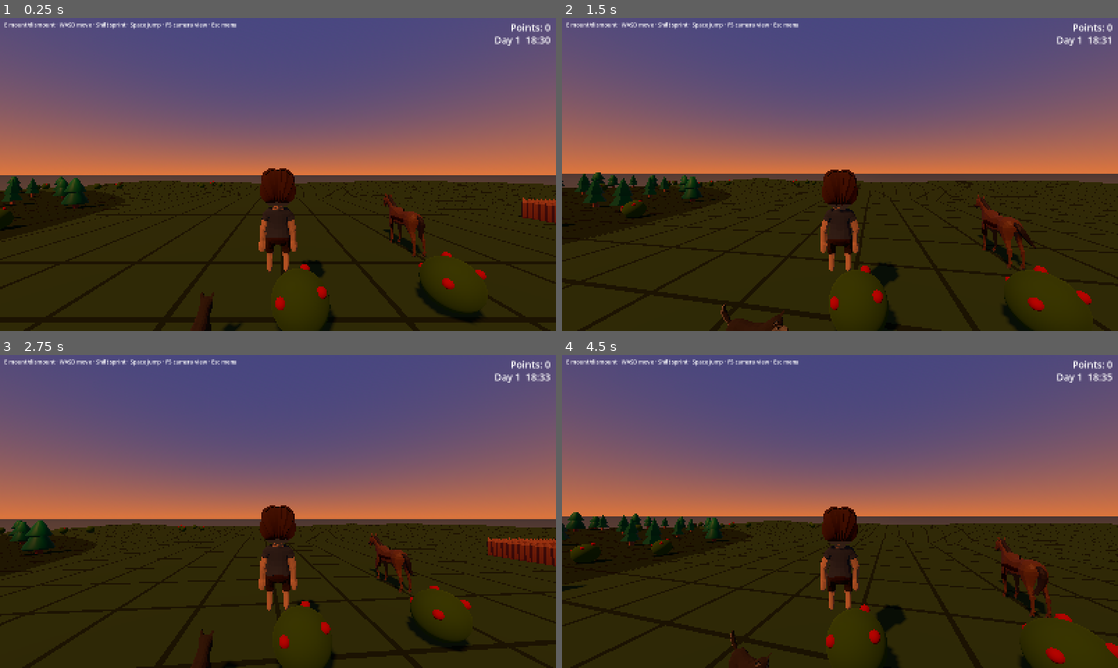
Above: before the commit, frames 1-4 (two rows, left to right).
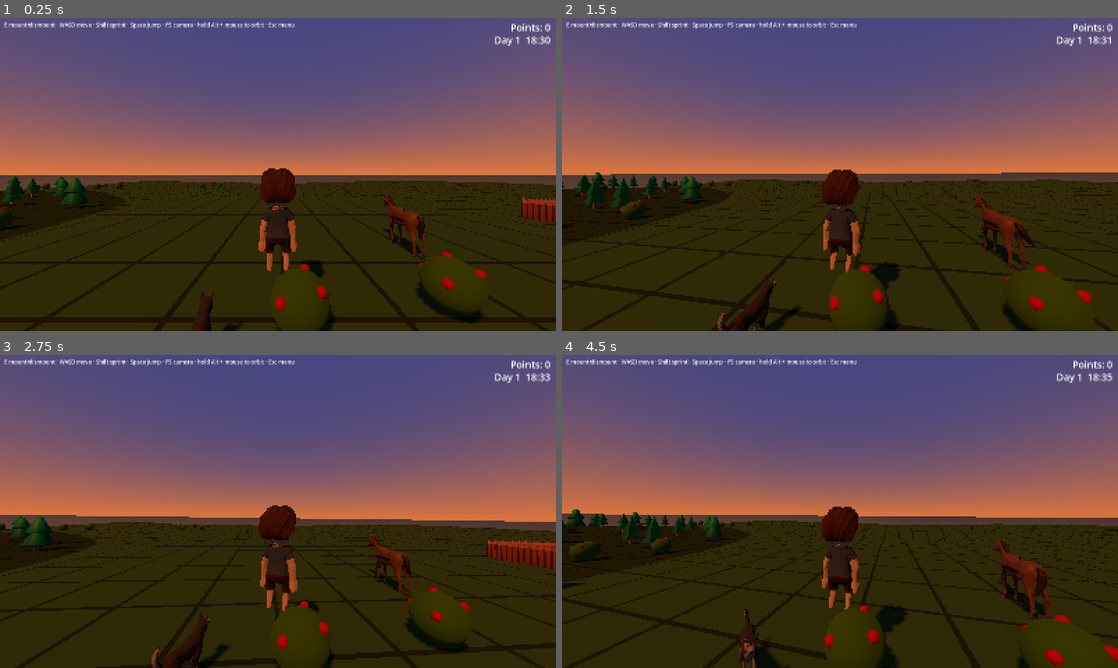
Above: after the commit, the same moments.

Repository: forsman5/sitka
Game: Godot game, scene res://scenes/on_foot/on_foot.tscn
Same seed, same stepped clock (60 frames per second), same inputs: the game is played once before the commit and once after it. This scene is started directly instead of the project's main scene.
Inputs (mouse positions are in pixels of both pictures, inside the frame that each line leads up to):
- Up to frame 1 (0.25 s): no input
- Up to frame 2 (1.5 s): tap Enter at 0.5 s; move the mouse to (867, 174) at 0.52 s; hold Alt 0.53-1.28 s; hold Up (ui_up) from 0.53 s (still down); click (867, 174) at 0.67 s; tap Space at 0.77 s; move the mouse to (812, 174) at 1.27 s; tap Alt at 1.35 s; click (812, 174) at 1.42 s
- Up to frame 3 (2.75 s): keep holding Up (ui_up); tap Space at 1.52 s; move the mouse to (289, 505) at 2.02 s; hold Q from 2.03 s (still down); click (289, 505) at 2.17 s; tap Alt at 2.3 s
- Up to frame 4 (4.5 s): keep holding Up (ui_up); move the mouse to (834, 517) at 2.77 s; release Q at 2.78 s; tap E at 2.85 s; click (834, 517) at 2.92 s; tap Space at 3.02, 3.77 s; tap Alt at 3.05, 3.8 s; move the mouse to (878, 514) at 3.52 s; hold Shift 3.53-4.28 s; click (878, 514) at 3.67 s; move the mouse to (795, 508) at 4.27 s; tap F at 4.35 s; click (795, 508) at 4.42 s

The runs differ from the first frame. In frame 1, 0.2% of the frame differs, in the area x 35-53%, y 1-4%; in frame 2, 1.8%; in frame 3, 3.5%, in the area x 0-100%, y 1-100%; in frame 4, 2.8%.

Commit message:
Add third-person camera orbit control

Diff:
--- a/scripts/on_foot/on_foot_player.gd
+++ b/scripts/on_foot/on_foot_player.gd
@@ -112,6 +112,7 @@
 var _mounted_horse: OnFootHorse
 var _foot_camera_mode: int = CameraMode.THIRD_BACK
 var _camera_mode: int = CameraMode.THIRD_BACK
+var _orbit_yaw: float = 0.0
 var _bark_player: AudioStreamPlayer3D
 var _bark_cooldown_left: float = 0.0
 var _bark_anim_left: float = 0.0
@@ -211,7 +212,11 @@
 
 func _unhandled_input(event: InputEvent) -> void:
 	if event is InputEventMouseMotion and Input.mouse_mode == Input.MOUSE_MODE_CAPTURED:
-		rotate_y(-event.relative.x * mouse_sensitivity)
+		if _camera_mode != CameraMode.FIRST_PERSON and Input.is_key_pressed(KEY_ALT):
+			_orbit_yaw = wrapf(_orbit_yaw - event.relative.x * mouse_sensitivity, -PI, PI)
+			_arm.rotation.y = _camera_base_yaw() + _orbit_yaw
+		else:
+			rotate_y(-event.relative.x * mouse_sensitivity)
 		_pitch = clampf(_pitch - event.relative.y * mouse_sensitivity, -PI * 0.495, PI * 0.495)
 		_head.rotation.x = _pitch
 	elif event is InputEventMouseButton and event.pressed and event.button_index == MOUSE_BUTTON_LEFT 			and Input.mouse_mode == Input.MOUSE_MODE_CAPTURED:
@@ -335,6 +340,8 @@
 
 func _set_camera_mode(mode: int) -> void:
 	_camera_mode = mode
+	if mode == CameraMode.FIRST_PERSON:
+		_orbit_yaw = 0.0
 	# Keep the bow user visible in first person so the draw pose can be seen.
 	# Move the camera just ahead of the face; the body stays behind the view.
 	var show_bow_pose := mode == CameraMode.FIRST_PERSON and _weapon == "bow"
@@ -343,7 +350,10 @@
 	_set_first_person_hair_hidden(show_bow_pose)
 	_arm.spring_length = 0.0 if mode == CameraMode.FIRST_PERSON else third_person_distance
 	# Rotating the arm half a turn puts the camera in front, looking back at us.
-	_arm.rotation.y = PI if mode == CameraMode.THIRD_FRONT else 0.0
+	_arm.rotation.y = _camera_base_yaw() + _orbit_yaw
+
+func _camera_base_yaw() -> float:
+	return PI if _camera_mode == CameraMode.THIRD_FRONT else 0.0
 
 func _setup_first_person_hair() -> void:
 	_hair_mesh = _model.find_child("Body2", true, false) as MeshInstance3D
--- a/scripts/on_foot/on_foot_world.gd
+++ b/scripts/on_foot/on_foot_world.gd
@@ -86,7 +86,7 @@
 	_spawn_flock()
 
 	var hint := Label.new()
-	hint.text = "WASD move · Shift sprint · Space jump · F5 camera view · Esc menu"
+	hint.text = "WASD move · Shift sprint · Space jump · F5 camera · hold Alt + mouse to orbit · Esc menu"
 	if OnFootPlayer.selected_character == "dog":
 		hint.text = "Left click bark · " + hint.text
 	else:
